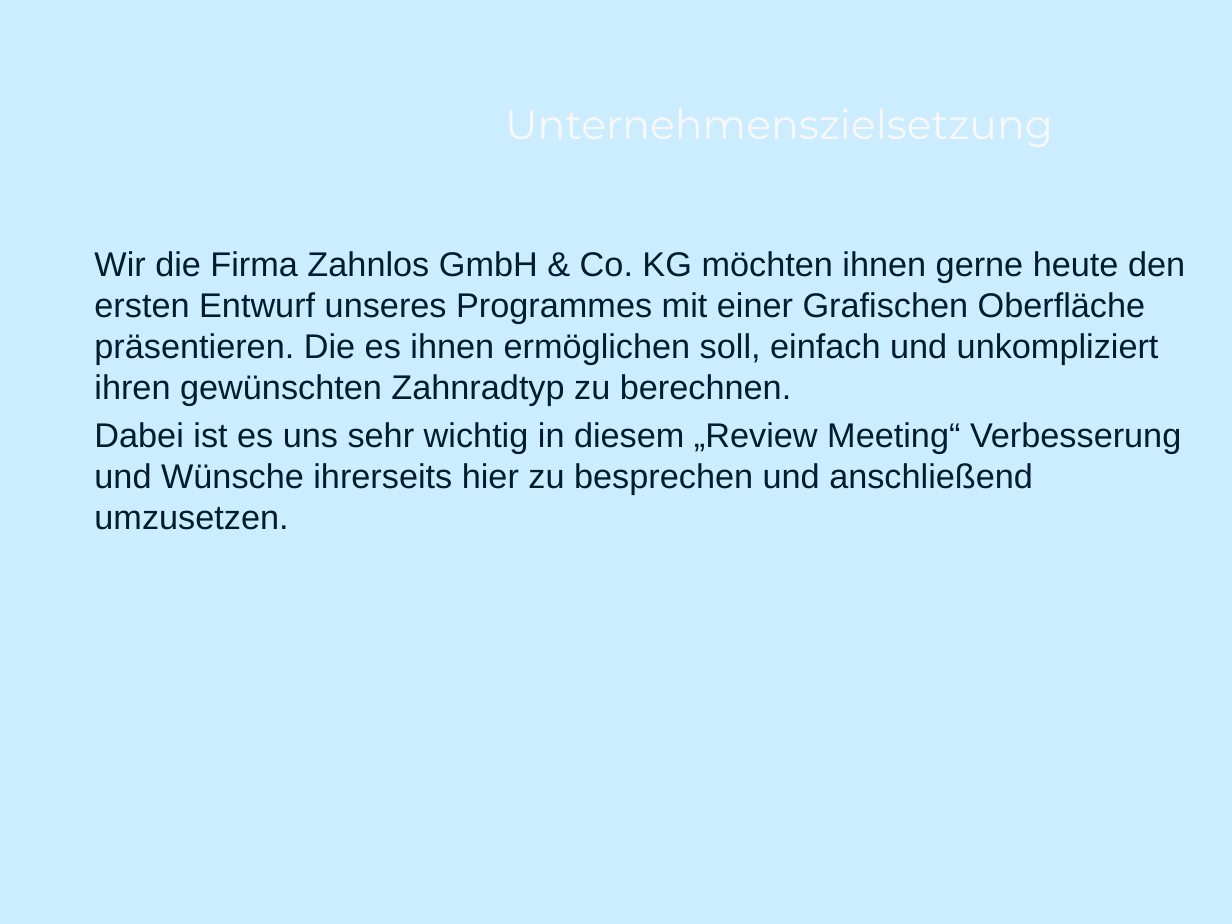
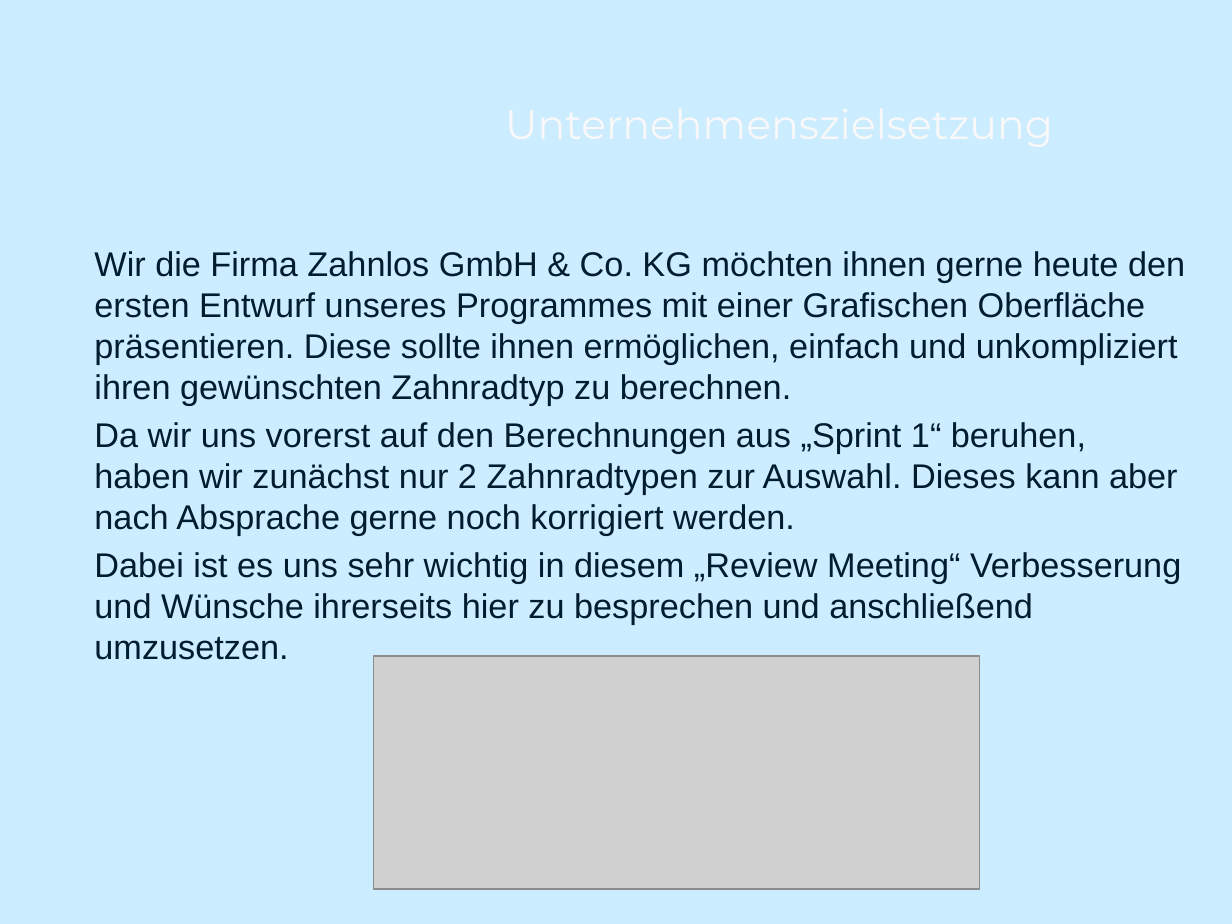
Before and after one commit to kenkogs/ZahnradHspA, a slide deck: slide 3 of Zahnlos GmbH & Co.pptx (slide 2 before the commit). Drawn at 1232x924 pixels with LibreOffice and Linux fonts; fonts in the diff are those of the drawing; grey boxes stand for pictures; background and template pictures are left out. Boxes give left, top, right and bottom in pixels: in the first picture for what was removed or moved away, otherwise in the second. Text is boxed around its words. In the diff, an @@ line names an element or a change of style, - is before the commit and + after.

```diff
--- a/Zahnlos GmbH & Co.pptx
+++ b/Zahnlos GmbH & Co.pptx
@@ text at (94, 251, 1185, 536): text changed @@
-Wir die Firma Zahnlos GmbH & Co. KG möchten ihnen gerne heute den ersten Entwurf unseres Programmes mit einer Grafischen Oberfläche präsentieren. Die es ihnen ermöglichen soll, einfach und unkompliziert ihren gewünschten Zahnradtyp zu berechnen.
+Wir die Firma Zahnlos GmbH & Co. KG möchten ihnen gerne heute den ersten Entwurf unseres Programmes mit einer Grafischen Oberfläche präsentieren. Diese sollte ihnen ermöglichen, einfach und unkompliziert ihren gewünschten Zahnradtyp zu berechnen.
+Da wir uns vorerst auf den Berechnungen aus „Sprint 1“ beruhen, haben wir zunächst nur 2 Zahnradtypen zur Auswahl. Dieses kann aber nach Absprache gerne noch korrigiert werden.
@@ picture added at (373, 655, 979, 888) @@
```
Also in this commit, not shown: 1 other slide changed, 4 slides added, 3 slides removed.
